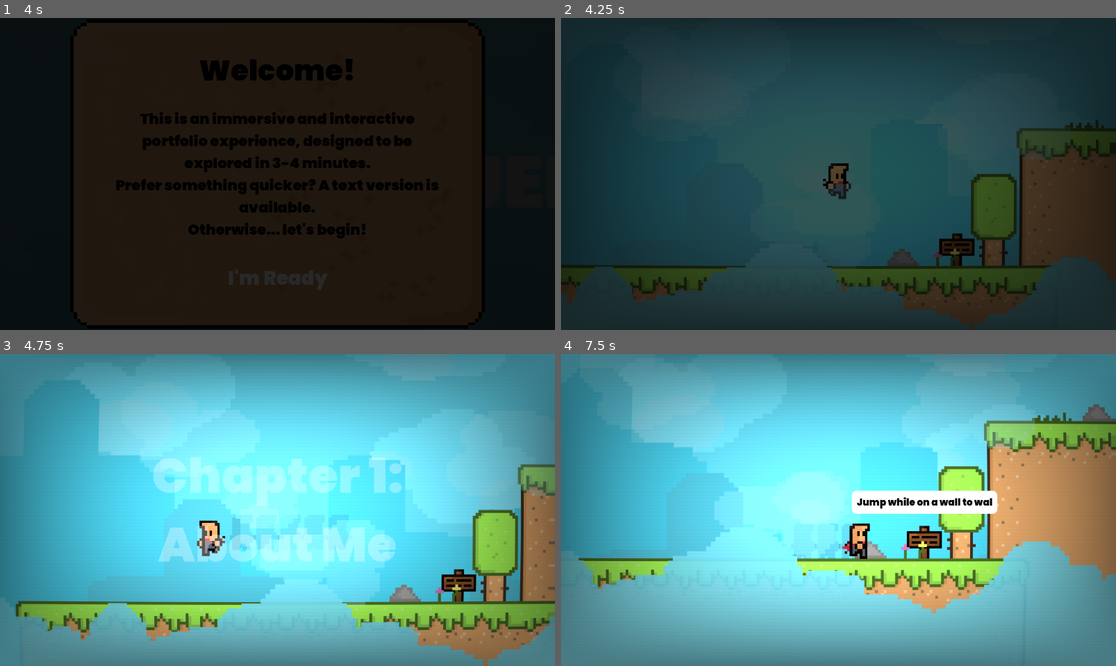
Above: before the commit, frames 1-4 (two rows, left to right).
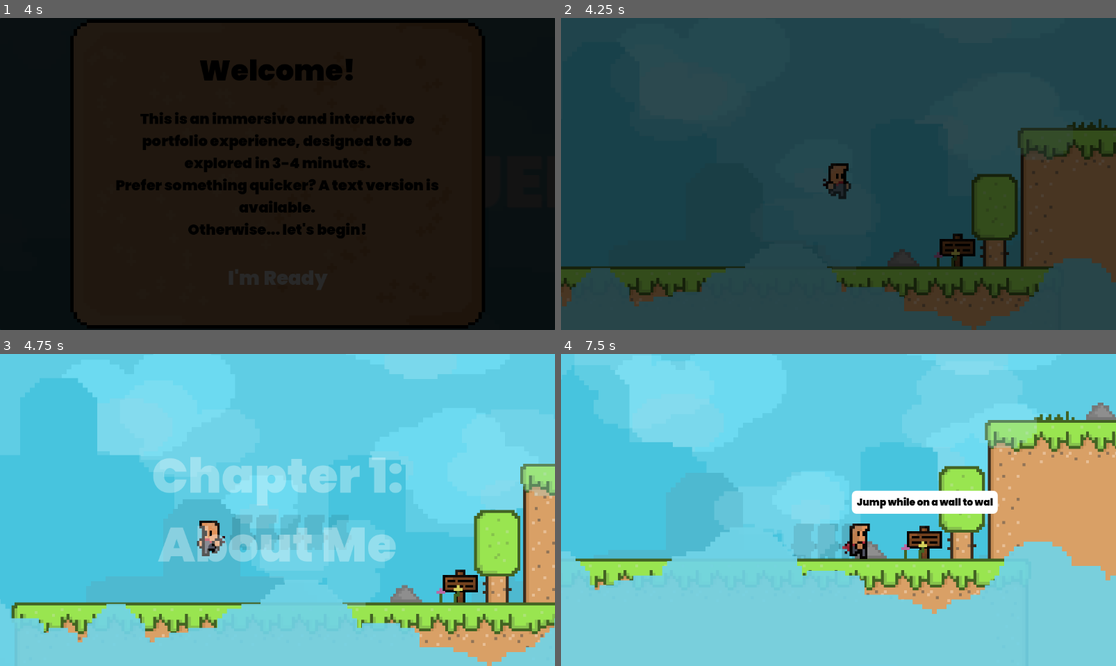
Above: after the commit, the same moments.

Repository: LimWeiJen/portfolio-2
Game: Godot game, scene res://main menu/main menu.tscn
Two runs of this game, one before a commit and one after it. Both use one fixed random seed, a clock stepped at 60 frames per second and the inputs below.
Inputs (mouse positions are in pixels of both pictures, inside the frame that each line leads up to):
- Up to frame 1 (4 s): move the mouse to (399, 158) at 0.52 s; hold D (right) 0.53-2 s; tap Shift (dash) at 0.6 s; tap W (up) at 0.77, 1.52 s; move the mouse to (166, 189) at 1.27 s; tap E (interact) at 1.35 s; click "BEGIN" at 2 s; click "BEGIN" at 2.75 s; click "I'm Ready" at 3.5 s
- Up to frame 2 (4.25 s): no input
- Up to frame 3 (4.75 s): move the mouse to (333, 441) at 4.27 s; hold A (left) from 4.28 s (still down); tap Shift (dash) at 4.35 s
- Up to frame 4 (7.5 s): move the mouse to (810, 572) at 5.02 s; release A (left) at 5.03 s; hold D (right) 5.03-6.53 s; tap E (interact) at 5.1, 6.6 s; tap W (up) at 5.27, 6.02, 6.77 s; move the mouse to (1005, 556) at 5.77 s; tap Shift (dash) at 5.85, 7.35 s; move the mouse to (672, 463) at 6.52 s; hold A (left) 6.53-7.28 s; move the mouse to (866, 510) at 7.27 s; hold D (right) from 7.28 s (still down)

Frame 1 is identical in both runs. In frame 2, 20% of the frame differs, in the area x 0-100%, y 0-100%; in frame 3, 72%; in frame 4, 71%.

Commit message:
remove crt to maintain performance

Diff:
--- a/player/player.tscn
+++ b/player/player.tscn
@@ -14,7 +14,6 @@
 [ext_resource type="FontFile" uid="uid://231c8iuwhd1b" path="res://Poppins/Poppins-Black.ttf" id="8_rgyib"]
 [ext_resource type="AudioStream" uid="uid://kvqu2wjjnvbq" path="res://player/sound effects/sand-walk-106366.mp3" id="9_hg6s5"]
 [ext_resource type="Texture2D" uid="uid://cvnwxkuh87h5o" path="res://player/sprites/Player.png" id="13_yllr7"]
-[ext_resource type="Shader" uid="uid://q4ld2ov0a8iq" path="res://player/crt.gdshader" id="15_wodsf"]
 
 [sub_resource type="RectangleShape2D" id="RectangleShape2D_kqu6x"]
 size = Vector2(42, 72)
@@ -258,16 +257,6 @@
 
 [sub_resource type="Gradient" id="Gradient_yllr7"]
 colors = PackedColorArray(0, 0, 0, 0.14901961, 0, 0, 0, 0)
-
-[sub_resource type="ShaderMaterial" id="ShaderMaterial_32hag"]
-shader = ExtResource("15_wodsf")
-shader_parameter/resolution = Vector2(320, 180)
-shader_parameter/scan_line_amount = 0.03600000171
-shader_parameter/warp_amount = 0.05
-shader_parameter/vignette_amount = 0.8030000381425
-shader_parameter/vignette_intensity = 0.3750000178125
-shader_parameter/grille_amount = 0.05
-shader_parameter/brightness_boost = 1.3790000180025
 
 [node name="player" type="CharacterBody2D"]
 script = ExtResource("1_rkbax")
@@ -360,17 +349,3 @@
 scale_amount_min = 5.25
 scale_amount_max = 5.25
 color_ramp = SubResource("Gradient_yllr7")
-
-[node name="CanvasLayer" type="CanvasLayer" parent="."]
-
-[node name="ColorRect" type="ColorRect" parent="CanvasLayer"]
-material = SubResource("ShaderMaterial_32hag")
-anchors_preset = 15
-anchor_right = 1.0
-anchor_bottom = 1.0
-offset_left = -101.333374
-offset_top = -57.0
-offset_right = 101.333374
-offset_bottom = 57.0
-grow_horizontal = 2
-grow_vertical = 2
Not shown: 1 places in player/player.tscn that only renumber resources
Not shown, changed: build/index.html
Not shown, changed: build/index.pck
